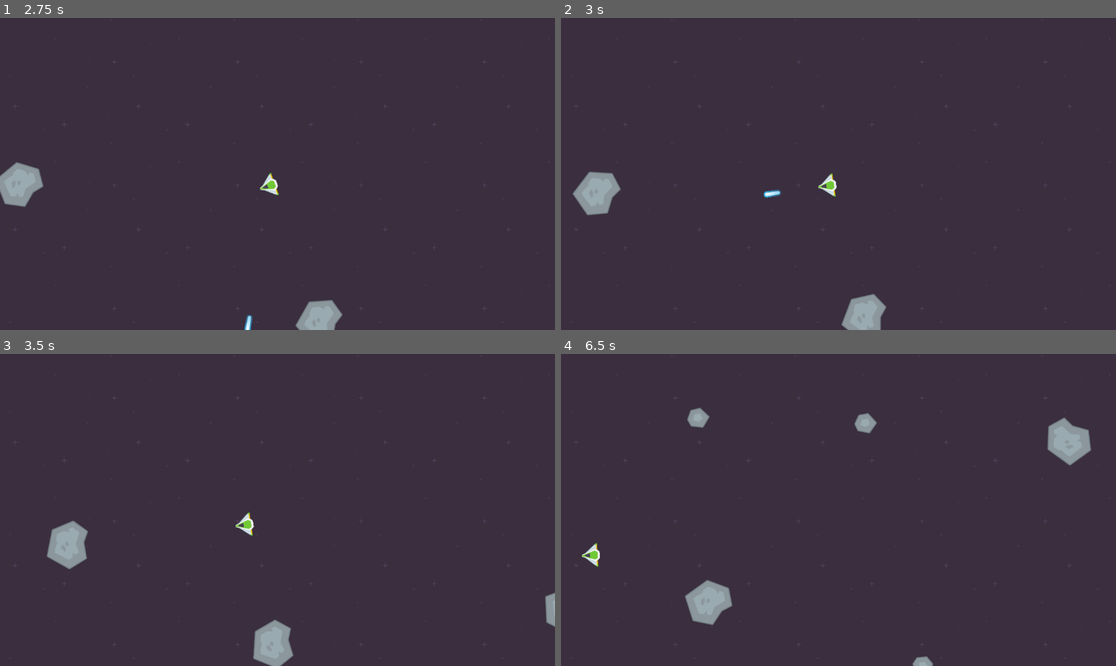
Above: before the commit, frames 1-4 (two rows, left to right).
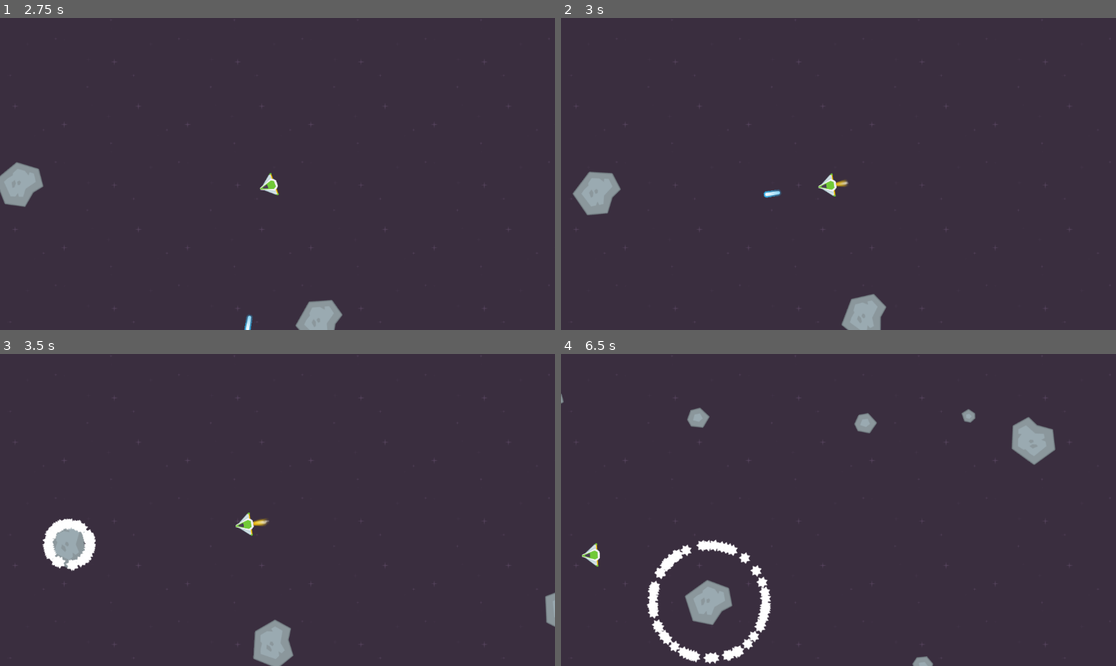
Above: after the commit, the same moments.

Repository: kwakoo-dev/20gc-04-asteroids
Game: Godot game, scene res://scenes/game.tscn
Same seed, same stepped clock (60 frames per second), same inputs: the game is played once before the commit and once after it. Sound files missing from this copy of the repository are replaced by a short silence.
Inputs:
- Up to frame 1 (2.75 s): tap Enter at 0.5 s; hold D (right) 0.53-1.28 s; hold Space (shoot) 0.53-1.28 s; hold A (left) 1.28-2.03 s; tap Space (shoot) at 1.35 s; hold D (right) from 2.03 s (still down); hold Space (shoot) from 2.03 s (still down)
- Up to frame 2 (3 s): release D (right) at 2.78 s; release Space (shoot) at 2.78 s; hold W (accelerate) from 2.78 s (still down); tap Space (shoot) at 2.85 s
- Up to frame 3 (3.5 s): keep holding W (accelerate)
- Up to frame 4 (6.5 s): release W (accelerate) at 3.53 s; hold Space (shoot) 3.53-4.28 s; hold A (left) 3.53-5.78 s; tap Space (shoot) at 4.35, 5.85 s; hold Space (shoot) 5.03-5.78 s; hold D (right) from 5.78 s (still down)

Frame 1 is identical in both runs. In frame 2, less than 0.1% of the frame differs, in the area x 49-52%, y 51-55%; in frame 3, 0.8%; in frame 4, 3.3%, in the area x 0-96%, y 12-100%.

Commit message:
- explossion particle effects - thrust particel effect - disable Collision shape using set_deferred("disabled", true) - fixed minor debugger warnings

Diff:
--- a/scenes/asteroid_big.tscn
+++ b/scenes/asteroid_big.tscn
@@ -1,8 +1,9 @@
-[gd_scene load_steps=6 format=3 uid="uid://b2ivcxu82jb4x"]
+[gd_scene load_steps=7 format=3 uid="uid://b2ivcxu82jb4x"]
 
 [ext_resource type="Script" uid="uid://c5aspwul5a5rf" path="res://scripts/asteroid.gd" id="1_6mo6b"]
 [ext_resource type="Texture2D" uid="uid://dlxv0g000viee" path="res://gfx/meteorGrey_big1.png" id="2_t4se3"]
 [ext_resource type="AudioStream" uid="uid://cvvkxnkt1q40h" path="res://sfx/Boom74.wav" id="3_t4se3"]
+[ext_resource type="PackedScene" uid="uid://c88ye3yywciop" path="res://scenes/explosion_particles.tscn" id="4_5ah36"]
 
 [sub_resource type="PhysicsMaterial" id="PhysicsMaterial_p0ukn"]
 bounce = 1.0
@@ -28,4 +29,6 @@
 [node name="ExplosionSound" type="AudioStreamPlayer" parent="."]
 stream = ExtResource("3_t4se3")
 
+[node name="ExplosionParticles" parent="." instance=ExtResource("4_5ah36")]
+
 [connection signal="body_entered" from="." to="." method="_on_body_entered"]
--- a/scenes/asteroid_medium.tscn
+++ b/scenes/asteroid_medium.tscn
@@ -1,8 +1,9 @@
-[gd_scene load_steps=6 format=3 uid="uid://db5656ri0id44"]
+[gd_scene load_steps=7 format=3 uid="uid://db5656ri0id44"]
 
 [ext_resource type="Script" uid="uid://c5aspwul5a5rf" path="res://scripts/asteroid.gd" id="1_pofgt"]
 [ext_resource type="Texture2D" uid="uid://cjvdiyucun8jm" path="res://gfx/meteorGrey_med1.png" id="2_pofgt"]
 [ext_resource type="AudioStream" uid="uid://cvvkxnkt1q40h" path="res://sfx/Boom74.wav" id="3_si1u6"]
+[ext_resource type="PackedScene" uid="uid://c88ye3yywciop" path="res://scenes/explosion_particles.tscn" id="4_vv68d"]
 
 [sub_resource type="PhysicsMaterial" id="PhysicsMaterial_p0ukn"]
 bounce = 1.0
@@ -29,4 +30,6 @@
 [node name="ExplosionSound" type="AudioStreamPlayer" parent="."]
 stream = ExtResource("3_si1u6")
 
+[node name="ExplosionParticles" parent="." instance=ExtResource("4_vv68d")]
+
 [connection signal="body_entered" from="." to="." method="_on_body_entered"]
--- a/scenes/asteroid_small.tscn
+++ b/scenes/asteroid_small.tscn
@@ -1,8 +1,9 @@
-[gd_scene load_steps=6 format=3 uid="uid://bm6gkg13wus6c"]
+[gd_scene load_steps=7 format=3 uid="uid://bm6gkg13wus6c"]
 
 [ext_resource type="Script" uid="uid://c5aspwul5a5rf" path="res://scripts/asteroid.gd" id="1_x7wxb"]
 [ext_resource type="Texture2D" uid="uid://d0shf1rqud72j" path="res://gfx/meteorGrey_small1.png" id="2_x7wxb"]
 [ext_resource type="AudioStream" uid="uid://cvvkxnkt1q40h" path="res://sfx/Boom74.wav" id="3_kci4s"]
+[ext_resource type="PackedScene" uid="uid://c88ye3yywciop" path="res://scenes/explosion_particles.tscn" id="4_qo6y1"]
 
 [sub_resource type="PhysicsMaterial" id="PhysicsMaterial_p0ukn"]
 bounce = 1.0
@@ -29,4 +30,6 @@
 [node name="ExplosionSound" type="AudioStreamPlayer" parent="."]
 stream = ExtResource("3_kci4s")
 
+[node name="ExplosionParticles" parent="." instance=ExtResource("4_qo6y1")]
+
 [connection signal="body_entered" from="." to="." method="_on_body_entered"]
--- /dev/null
+++ b/scenes/explosion_particles.tscn
@@ -0,0 +1,23 @@
+[gd_scene load_steps=3 format=3 uid="uid://c88ye3yywciop"]
+
+[ext_resource type="Texture2D" uid="uid://iahiatahsx8s" path="res://gfx/star3.png" id="1_jn38s"]
+
+[sub_resource type="ParticleProcessMaterial" id="ParticleProcessMaterial_1fltu"]
+radial_velocity_min = 70.92
+radial_velocity_max = 70.92
+gravity = Vector3(0, 0, 0)
+linear_accel_min = 74.11
+linear_accel_max = 74.11
+radial_accel_min = 89.36
+radial_accel_max = 89.36
+
+[node name="ExplosionParticles" type="GPUParticles2D"]
+emitting = false
+amount = 64
+texture = ExtResource("1_jn38s")
+lifetime = 3.84
+one_shot = true
+speed_scale = 2.0
+explosiveness = 1.0
+local_coords = true
+process_material = SubResource("ParticleProcessMaterial_1fltu")
--- a/scenes/game.tscn
+++ b/scenes/game.tscn
@@ -6,6 +6,7 @@
 [ext_resource type="PackedScene" uid="uid://b2ivcxu82jb4x" path="res://scenes/asteroid_big.tscn" id="2_lbhrr"]
 [ext_resource type="PackedScene" uid="uid://db5656ri0id44" path="res://scenes/asteroid_medium.tscn" id="3_p57ef"]
 [ext_resource type="PackedScene" uid="uid://bm6gkg13wus6c" path="res://scenes/asteroid_small.tscn" id="4_u5sy4"]
+[ext_resource type="PackedScene" uid="uid://c88ye3yywciop" path="res://scenes/explosion_particles.tscn" id="5_u5sy4"]
 
 [sub_resource type="Curve2D" id="Curve2D_80nbo"]
 _data = {
@@ -18,6 +19,7 @@
 asteroid_scene_big = ExtResource("2_lbhrr")
 asteroid_scene_medium = ExtResource("3_p57ef")
 asteroid_scene_small = ExtResource("4_u5sy4")
+explosion_scene = ExtResource("5_u5sy4")
 
 [node name="DarkPurple" type="Sprite2D" parent="."]
 texture_filter = 1
--- a/scenes/ship.tscn
+++ b/scenes/ship.tscn
@@ -1,9 +1,21 @@
-[gd_scene load_steps=6 format=3 uid="uid://jbr4385ve2fd"]
+[gd_scene load_steps=8 format=3 uid="uid://jbr4385ve2fd"]
 
 [ext_resource type="Script" uid="uid://dimbuuyw3r3x6" path="res://scripts/ship.gd" id="1_4cq66"]
 [ext_resource type="Texture2D" uid="uid://cdr6sln4fnekw" path="res://gfx/playerShip3_green.png" id="1_l3rv8"]
 [ext_resource type="PackedScene" uid="uid://c4lq005nv5j8j" path="res://scenes/laser.tscn" id="2_4tobq"]
 [ext_resource type="AudioStream" uid="uid://ckuxhgcarmys7" path="res://sfx/Shoot44.wav" id="4_tfsc7"]
+[ext_resource type="Texture2D" uid="uid://2k3tkae7flby" path="res://gfx/fire07.png" id="5_gudjc"]
+
+[sub_resource type="ParticleProcessMaterial" id="ParticleProcessMaterial_gudjc"]
+particle_flag_disable_z = true
+emission_shape = 3
+emission_box_extents = Vector3(2, 2, 0)
+direction = Vector3(0, 1, 0)
+spread = 0.0
+initial_velocity_min = 10.0
+initial_velocity_max = 30.0
+gravity = Vector3(0, 98, 0)
+turbulence_noise_strength = 1.8
 
 [sub_resource type="CircleShape2D" id="CircleShape2D_4cq66"]
 radius = 13.9284
@@ -12,6 +24,14 @@
 motion_mode = 1
 script = ExtResource("1_4cq66")
 laser_scene = ExtResource("2_4tobq")
+
+[node name="ThrustParticles" type="GPUParticles2D" parent="."]
+position = Vector2(-19, 0)
+rotation = 1.5708
+texture = ExtResource("5_gudjc")
+lifetime = 0.33
+local_coords = true
+process_material = SubResource("ParticleProcessMaterial_gudjc")
 
 [node name="ShiipSprite" type="Sprite2D" parent="."]
 position = Vector2(6, 0)
--- a/scripts/asteroid.gd
+++ b/scripts/asteroid.gd
@@ -39,8 +39,9 @@
 func explode() -> void:
 	if !alive:
 		return
+	$ExplosionParticles.emitting = true
 	alive = false
-	$CollisionShape2D.disabled = true
+	$CollisionShape2D.set_deferred("disabled", true)
 	$ExplosionSound.play()
 	await $ExplosionSound.finished
 	asteroid_destroyed.emit(position, get_global_transform().get_rotation())
--- a/scripts/game.gd
+++ b/scripts/game.gd
@@ -6,6 +6,8 @@
 var asteroid_scene_medium : PackedScene
 @export
 var asteroid_scene_small : PackedScene
+@export
+var explosion_scene : PackedScene
 
 @onready
 var spawn_point = $AsteroidSpawnPath/SpawnPoint
@@ -41,9 +43,10 @@
 	add_child(asteroid_1)
 	add_child(asteroid_2)
 
-func create_asteroid(asteroid_scene : PackedScene, position : Vector2, direction : Vector2, destroyed_callback : Callable = Callable()) -> Asteroid:
+func create_asteroid(asteroid_scene : PackedScene, new_position : Vector2, direction : Vector2, destroyed_callback : Callable = Callable()) -> Asteroid:
 	var asteroid : Asteroid = asteroid_scene.instantiate()
-	asteroid.position = position
-	asteroid.asteroid_destroyed.connect(destroyed_callback)
+	asteroid.position = new_position
+	if destroyed_callback:
+		asteroid.asteroid_destroyed.connect(destroyed_callback)
 	asteroid.start_moving(direction)
 	return asteroid
--- a/scripts/ship.gd
+++ b/scripts/ship.gd
@@ -12,7 +12,7 @@
 var max_speed : float = 500
 
 @onready
-var wrap_margin : float = ($ShiipSprite.get_rect().size.x + $ShiipSprite.get_rect().size.y) / 4.0
+var wrap_margin : float = ($ShiipSprite.get_rect().size.x + $ShiipSprite.get_rect().size.y) / 8.0
 @onready
 var viewport : Vector2 = get_viewport_rect().size
 
@@ -27,14 +27,11 @@
 		velocity = velocity.bounce(collision.get_normal()) * 0.5
 	wrap_ship()
 
-#func _input(event: InputEvent) -> void:
-	#if event.is_action_pressed("shoot"):
-		#shoot_laser()
-
-func _process(delta: float) -> void:
+func _process(_delta: float) -> void:
 	if Input.is_action_pressed("shoot") && Time.get_ticks_msec() > last_shoot_msec + shoot_delay:
 		last_shoot_msec = Time.get_ticks_msec()
 		shoot_laser()
+	$ThrustParticles.emitting = Input.is_action_pressed("accelerate")
 
 func shoot_laser() -> void:
 	var laser : Laser = laser_scene.instantiate()
Binary file added: gfx/fire07.png
Not shown, added: gfx/fire07.png.import
Binary file added: gfx/star3.png
Not shown, added: gfx/star3.png.import
Not shown: 1 places in scenes/game.tscn that only renumber resources
